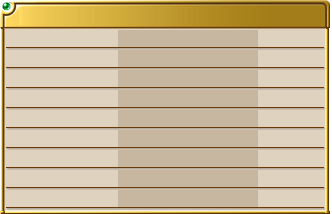
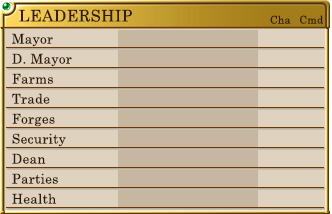
Two versions of the same layered image (332 x 214). Layer-by-layer changes:
added layer "LEADERSHIP" above "Health" over bbox(19, 9, 133, 22)
added layer "Health" above "Parties" over bbox(12, 193, 56, 204)
added layer "Parties" above "Dean" over bbox(12, 173, 58, 184)
added layer "Dean" above "Security" over bbox(12, 153, 46, 164)
added layer "Security" above "Forges" over bbox(12, 133, 66, 147)
added layer "Forges" above "Trade" over bbox(12, 113, 55, 127)
added layer "Trade" above "Farms" over bbox(12, 93, 50, 104)
added layer "Farms" above "D. Mayor" over bbox(12, 73, 53, 84)
added layer "D. Mayor" above "Mayor" over bbox(12, 53, 72, 67)
added layer "Mayor" above "Layer 4" over bbox(12, 33, 53, 47)
added layer "Cmd" above "Cha" over bbox(300, 15, 323, 24)
added layer "Cha" above "Layer 2" over bbox(270, 15, 291, 24)
